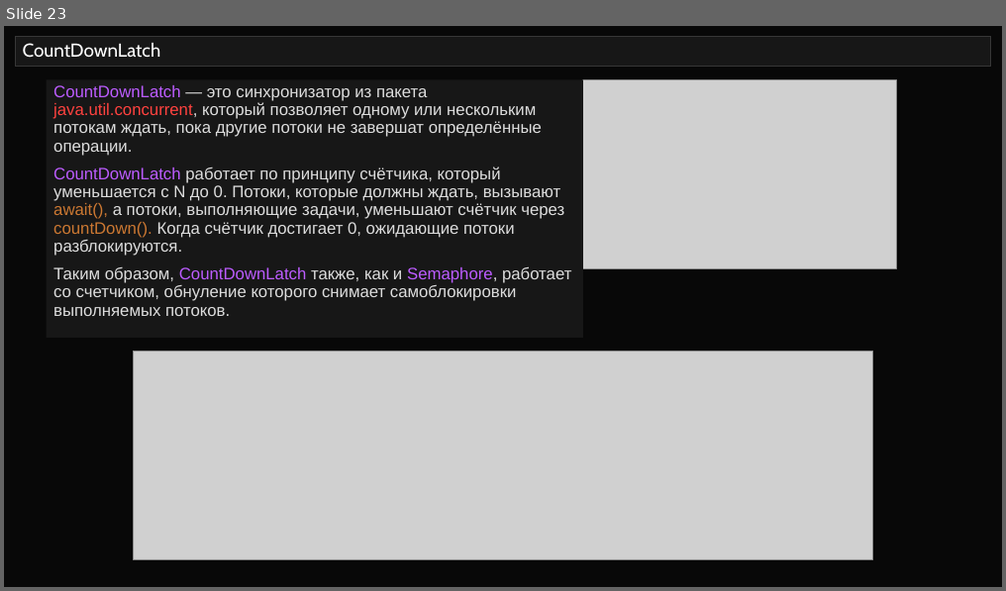
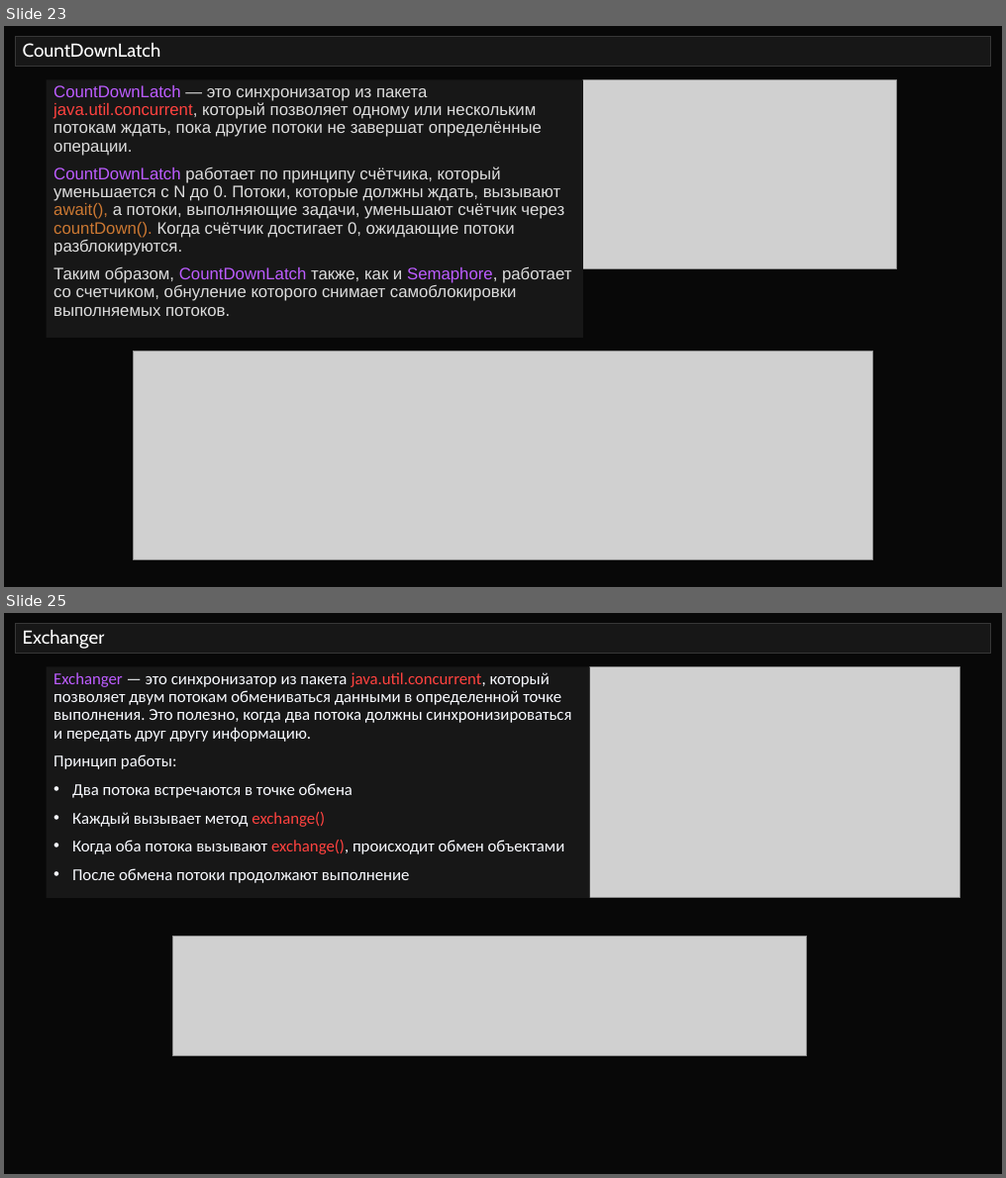
Before and after one commit to semusv/SIB_Concurrent, a slide deck: Concurrent_v1.pptx. Shown one above the other, each under a label of ours: slide 23 before the commit, slides 23 and 25 after it; the slides between them are not shown. The pictures are 1006x591 and 1006x1178 pixels, drawn with LibreOffice and Linux fonts; fonts in the diff are those of the drawing; grey boxes stand for pictures. Boxes give left, top, right and bottom in pixels: in the first picture for what was removed or moved away, otherwise in the second. Text is boxed around its words. In the diff, an @@ line names an element or a change of style, - is before the commit and + after.

Commit message:
синхронизаторы + LOCK

```diff
--- a/Concurrent_v1.pptx
+++ b/Concurrent_v1.pptx
@@ slide 25 added at box(4, 613, 1002, 1174), background #080808 @@
@@ title added at box(15, 624, 991, 654), fill #171717, outline #373737 0.75 pt, 18 pt, text #FFFFFF @@
+Exchanger
@@ rectangle added at box(46, 666, 589, 898), fill #171717, 16 pt, text #F8FAFF @@
+Exchanger — это синхронизатор из пакета java.util.concurrent, который позволяет двум потокам обмениваться данными в определенной точке выполнения. Это полезно, когда два потока должны синхронизироваться и передать друг другу информацию.
+Принцип работы:
+• Два потока встречаются в точке обмена
+• Каждый вызывает метод exchange()
+• Когда оба потока вызывают exchange(), происходит обмен объектами
+• После обмена потоки продолжают выполнение
@@ picture added at box(590, 666, 960, 898) @@
@@ picture added at box(172, 936, 807, 1056) @@
```
Also in this commit, not shown: 1 slide changed, 6 other slides added, 2 slides removed, 4 other files.
